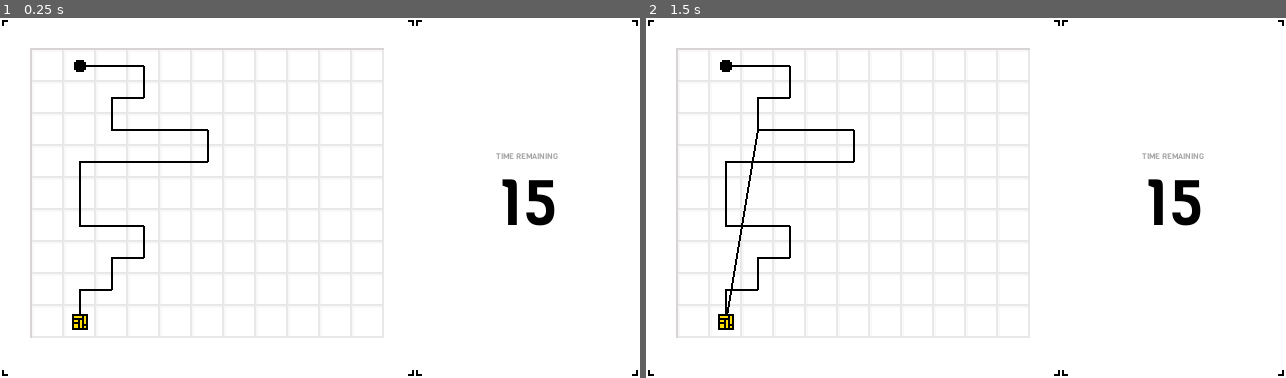
Above: before the commit, frames 1-2 (left to right).
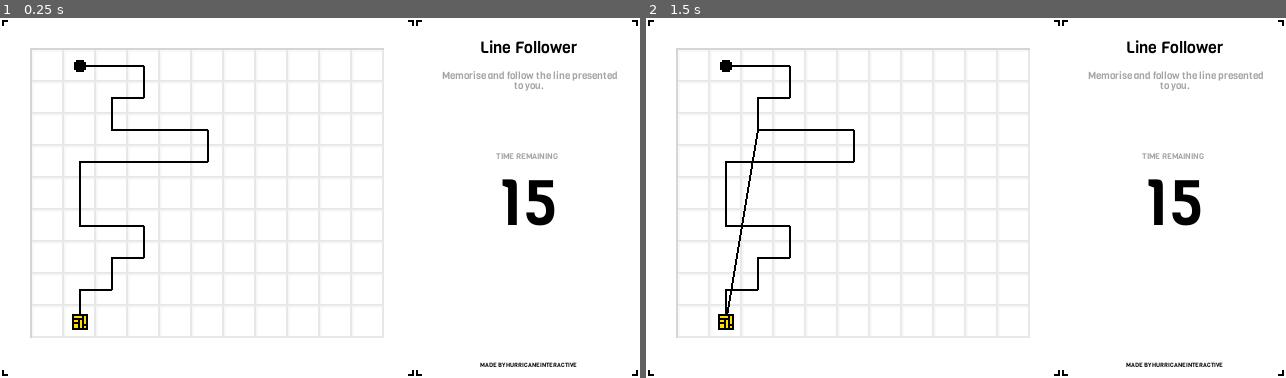
Above: after the commit, the same moments.

Repository: HurricaneInteractive/followers-jam
Game: Godot game, scene res://Main.tscn
Two runs of this game, one before a commit and one after it. Both use one fixed random seed, a clock stepped at 60 frames per second and the inputs below.
Inputs:
- Up to frame 1 (0.25 s): no input
- Up to frame 2 (1.5 s): tap Enter at 0.5 s; hold Right (ui_right) 0.53-1.28 s; tap Space (ui_select) at 0.77, 1.25 s; hold Down (ui_down) from 1.28 s (still down)

The runs differ from the first frame. In frame 1, 0.8% of the frame differs, in the area x 69-97%, y 6-97%; in frame 2, 0.8%.

Commit message:
UI update

Diff:
--- a/UIArea.tscn
+++ b/UIArea.tscn
@@ -1,11 +1,26 @@
-[gd_scene load_steps=5 format=2]
+[gd_scene load_steps=8 format=2]
 
 [ext_resource path="res://assets/ui-area.png" type="Texture" id=1]
 [ext_resource path="res://fonts/Viga-Regular.ttf" type="DynamicFontData" id=2]
 [ext_resource path="res://fonts/CustomFont.tres" type="DynamicFont" id=3]
 
+[sub_resource type="DynamicFont" id=2]
+size = 8
+use_filter = true
+font_data = ExtResource( 2 )
+
+[sub_resource type="DynamicFont" id=3]
+size = 5
+use_filter = true
+font_data = ExtResource( 2 )
+
 [sub_resource type="DynamicFont" id=1]
 size = 4
+use_filter = true
+font_data = ExtResource( 2 )
+
+[sub_resource type="DynamicFont" id=4]
+size = 3
 use_filter = true
 font_data = ExtResource( 2 )
 
@@ -16,11 +31,38 @@
 "_edit_use_anchors_": false
 }
 
-[node name="Sprite" type="Sprite" parent="."]
+[node name="Background" type="Sprite" parent="."]
 texture = ExtResource( 1 )
 centered = false
 
-[node name="VBoxContainer" type="VBoxContainer" parent="."]
+[node name="Header" type="VBoxContainer" parent="."]
+margin_left = 10.0
+margin_top = 10.0
+margin_right = 102.0
+__meta__ = {
+"_edit_use_anchors_": false
+}
+
+[node name="GameTitle" type="Label" parent="Header"]
+margin_right = 92.0
+margin_bottom = 12.0
+custom_fonts/font = SubResource( 2 )
+custom_colors/font_color = Color( 0, 0, 0, 1 )
+text = "Line Follower"
+align = 1
+
+[node name="GameTitle2" type="Label" parent="Header"]
+margin_top = 16.0
+margin_right = 92.0
+margin_bottom = 30.0
+custom_fonts/font = SubResource( 3 )
+custom_colors/font_color = Color( 0.647059, 0.647059, 0.647059, 1 )
+custom_constants/line_spacing = -2
+text = "Memorise and follow the line presented to you."
+align = 1
+autowrap = true
+
+[node name="Timer" type="VBoxContainer" parent="."]
 anchor_top = 0.5
 anchor_right = 1.0
 anchor_bottom = 0.5
@@ -32,7 +74,7 @@
 "_edit_use_anchors_": false
 }
 
-[node name="TimeRemaining" type="Label" parent="VBoxContainer"]
+[node name="TimeRemaining" type="Label" parent="Timer"]
 margin_right = 112.0
 margin_bottom = 7.0
 custom_fonts/font = SubResource( 1 )
@@ -41,15 +83,35 @@
 align = 1
 uppercase = true
 
-[node name="Seconds" type="Label" parent="VBoxContainer"]
+[node name="Seconds" type="Label" parent="Timer"]
 margin_top = 7.0
 margin_right = 112.0
 margin_bottom = 51.0
 custom_fonts/font = ExtResource( 3 )
 custom_colors/font_color = Color( 0, 0, 0, 1 )
+custom_constants/line_spacing = -5
 text = "15"
 align = 1
 valign = 1
 __meta__ = {
 "_edit_use_anchors_": false
 }
+
+[node name="Footer" type="VBoxContainer" parent="."]
+anchor_top = 1.0
+anchor_right = 1.0
+anchor_bottom = 1.0
+margin_top = -8.0
+margin_bottom = -5.0
+__meta__ = {
+"_edit_use_anchors_": false
+}
+
+[node name="Label" type="Label" parent="Footer"]
+margin_right = 112.0
+margin_bottom = 5.0
+custom_fonts/font = SubResource( 4 )
+custom_colors/font_color = Color( 0, 0, 0, 1 )
+text = "made by HurricaneInteractive"
+align = 1
+uppercase = true
